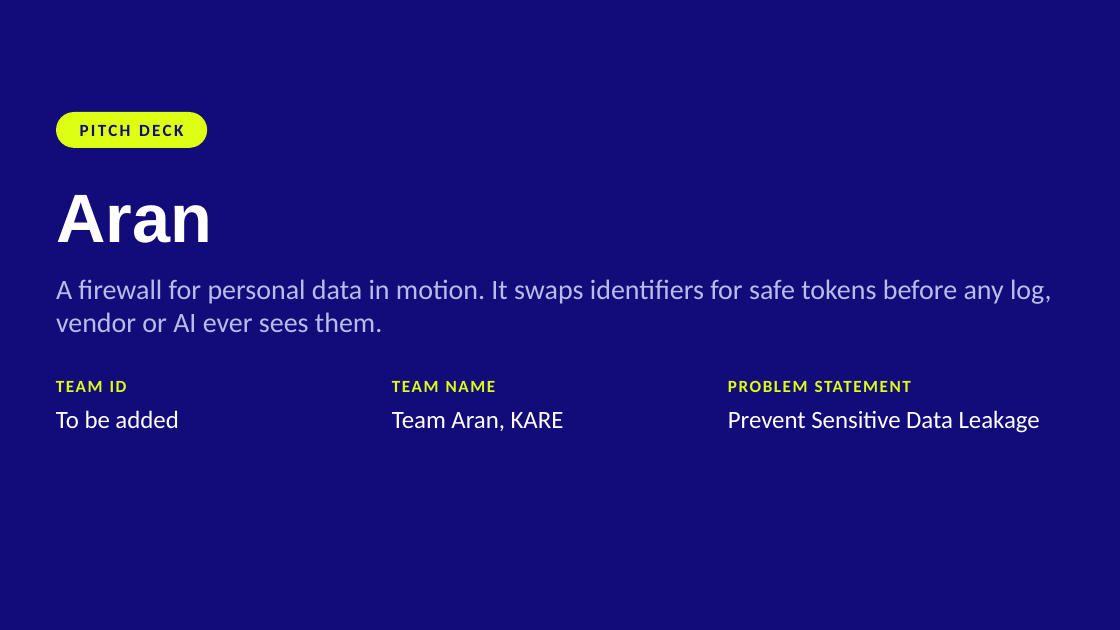
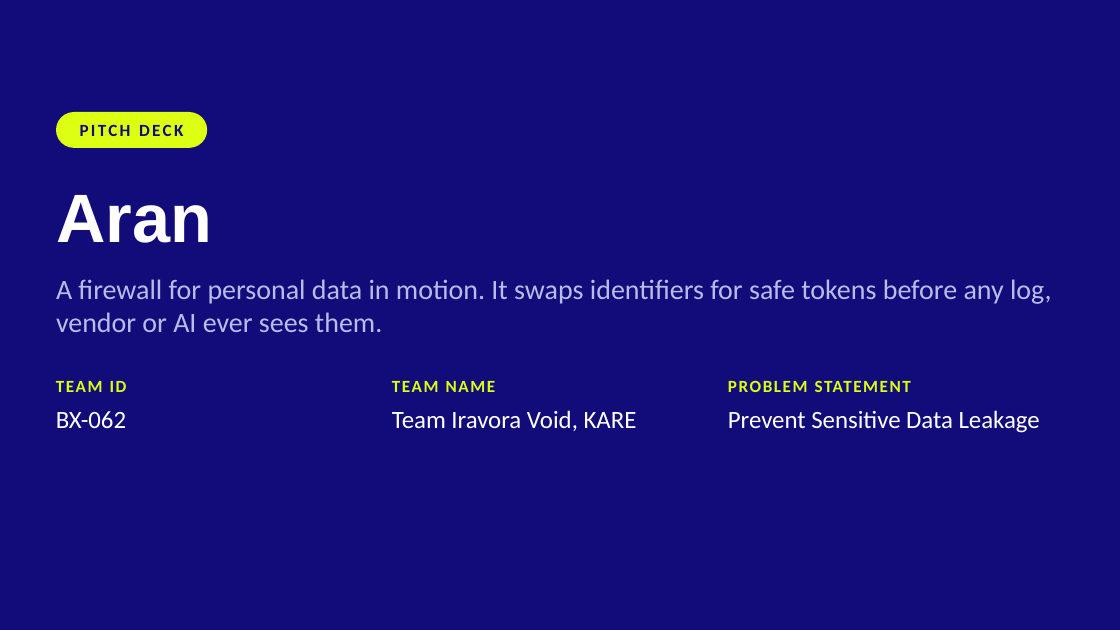
Before and after one commit to itzz-inbathamizhanS/Aran, a slide deck: slide 1 of artifacts/Pitch deck/Aran - BuildX Pitch Deck.pptx. Drawn at 1120x630 pixels with LibreOffice and Linux fonts; fonts in the diff are those of the drawing; background and template pictures are left out. Boxes give left, top, right and bottom in pixels: in the first picture for what was removed or moved away, otherwise in the second. Text is boxed around its words. In the diff, an @@ line names an element or a change of style, - is before the commit and + after.

Commit message:
Update the pitch deck with team ID, team name and contact details, and point the demo slide at the Vercel link

```diff
--- a/artifacts/Pitch deck/Aran - BuildX Pitch Deck.pptx
+++ b/artifacts/Pitch deck/Aran - BuildX Pitch Deck.pptx
@@ text at (56, 411, 126, 428): text changed @@
-To be added
+BX-062
@@ text at (392, 410, 637, 431): text changed @@
-Team Aran, KARE
+Team Iravora Void, KARE
```
Also in this commit, not shown: 2 other slides changed, 2 other files.
